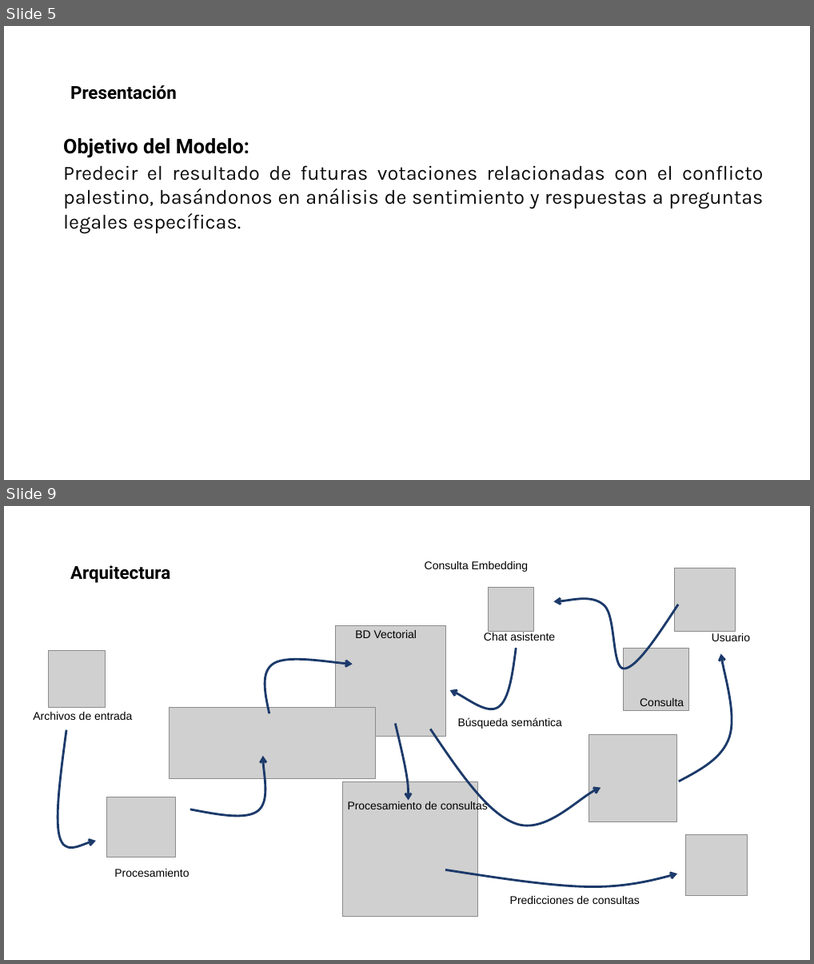
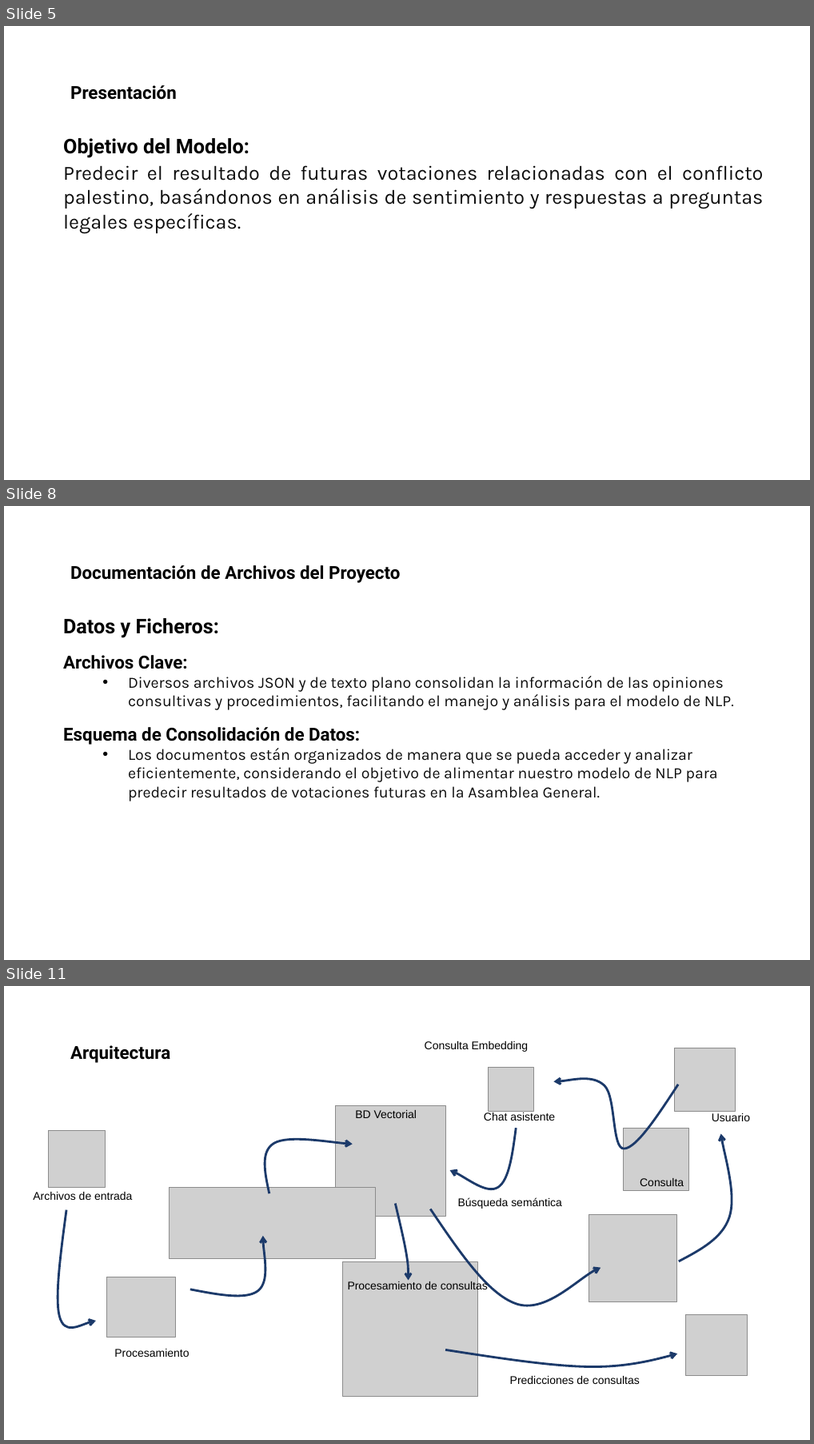
Before and after one commit to pardo2410/ProyectoFinalBootcampBigData, a slide deck: 00 - Presentacion/Data Divers - Presentacion v2.pptx. Shown one above the other, each under a label of ours: slides 5 and 9 before the commit, slides 5, 8 and 11 after it; the slides between them are not shown. The pictures are 814x964 and 814x1444 pixels, drawn with LibreOffice and Linux fonts; fonts in the diff are those of the drawing; grey boxes stand for pictures; background and template pictures are left out. Boxes give left, top, right and bottom in pixels: in the first picture for what was removed or moved away, otherwise in the second. Text is boxed around its words. In the diff, an @@ line names an element or a change of style, - is before the commit and + after.

```diff
--- a/00 - Presentacion/Data Divers - Presentacion v2.pptx
+++ b/00 - Presentacion/Data Divers - Presentacion v2.pptx
@@ slide 8 added at <box>4,506,810,960</box>, background picture (left out) @@
@@ text added at <box>70,565,400,583</box>, 16 pt, text #000000, bold @@
+Documentación de Archivos del Proyecto
@@ text added at <box>63,618,734,801</box>, 14 pt, text #0D0D0D @@
+Datos y Ficheros:
+Archivos Clave:
+  • Diversos archivos JSON y de texto plano consolidan la información de las opiniones consultivas y procedimientos, facilitando el manejo y análisis para el modelo de NLP.
+Esquema de Consolidación de Datos:
+  • Los documentos están organizados de manera que se pueda acceder y analizar eficientemente, considerando el objetivo de alimentar nuestro modelo de NLP para predecir resultados de votaciones futuras en la Asamblea General.
@@ what was slide 9 is now slide 11 @@
```
Also in this commit, not shown: 1 slide changed, 3 other slides added, 2 other files.
